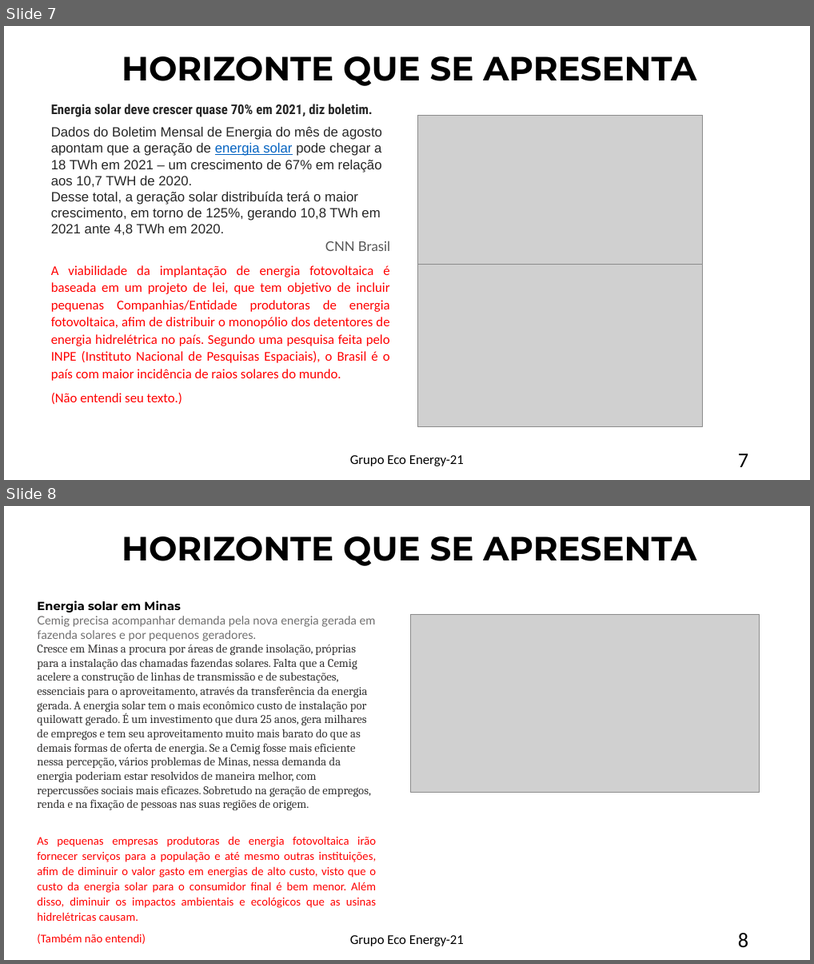
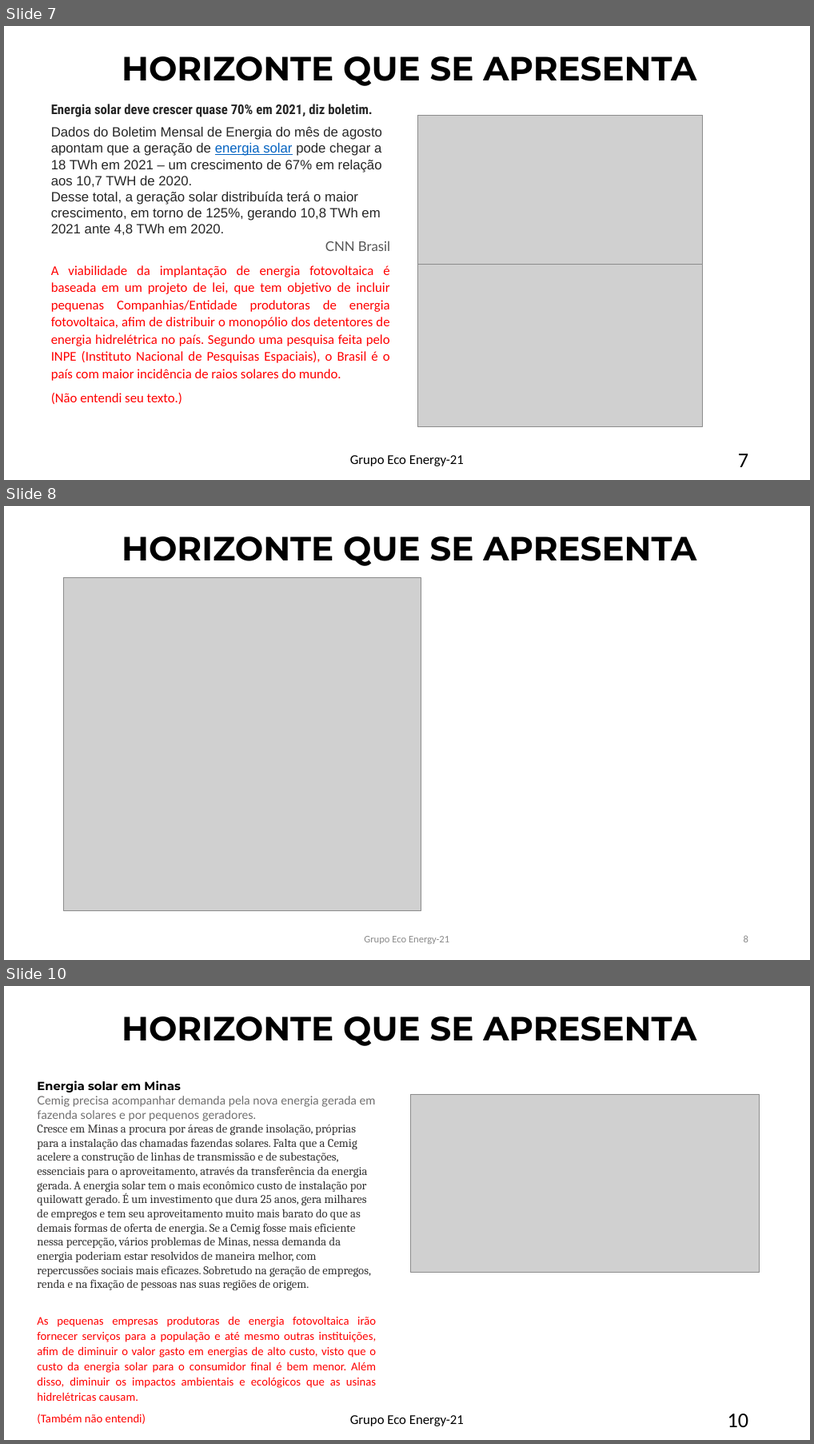
Before and after one commit to sudariogoncalves/ECO-Energy-21-, a slide deck: Projeto Eco-Energy 21.pptx. Shown one above the other, each under a label of ours: slides 7 and 8 before the commit, slides 7, 8 and 10 after it; the slides between them are not shown. The pictures are 814x964 and 814x1444 pixels, drawn with LibreOffice and Linux fonts; fonts in the diff are those of the drawing; grey boxes stand for pictures. Boxes give left, top, right and bottom in pixels: in the first picture for what was removed or moved away, otherwise in the second. Text is boxed around its words. In the diff, an @@ line names an element or a change of style, - is before the commit and + after.

Commit message:
Inclusão dos Slides 8 e 9 á versão do projeto.

```diff
--- a/Projeto Eco-Energy 21.pptx
+++ b/Projeto Eco-Energy 21.pptx
@@ slide 8 added at [4, 506, 810, 960], background #FFFFFF @@
@@ text added at [122, 536, 697, 566], 40 pt, text #000000, bold @@
+HORIZONTE QUE SE APRESENTA
@@ picture added at [64, 577, 422, 911] @@
@@ text added at [364, 936, 450, 944], 12 pt, text #8C8C8C @@
+Grupo Eco Energy-21
@@ page number added at [744, 935, 749, 942], 12 pt, text #8C8C8C @@
+8
@@ what was slide 8 is now slide 10 @@
@@ page number at [728, 1413, 750, 1427]: text changed @@
-8
+10
```
Also in this commit, not shown: 1 slide changed, 1 other slide added.
